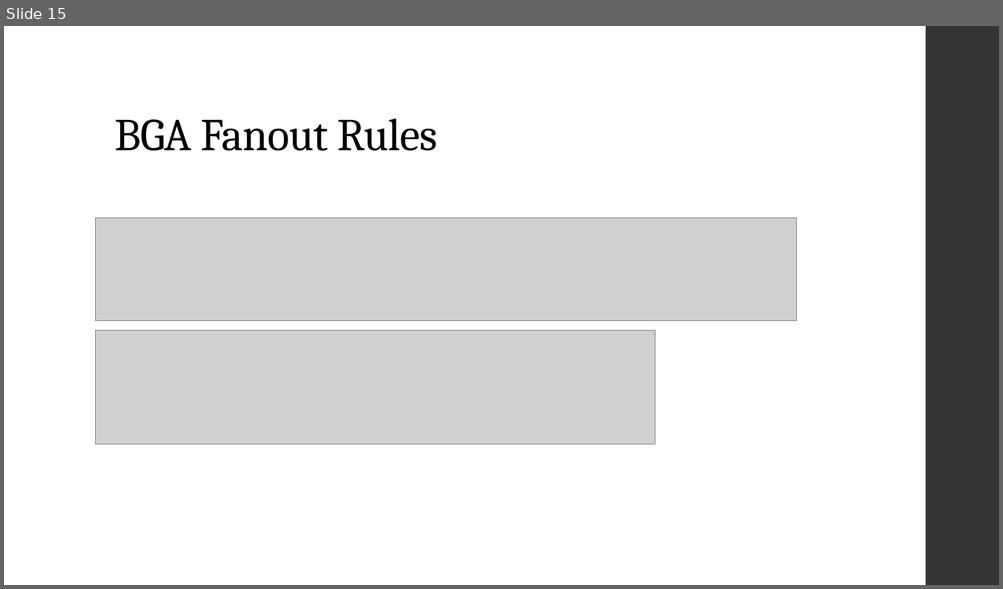
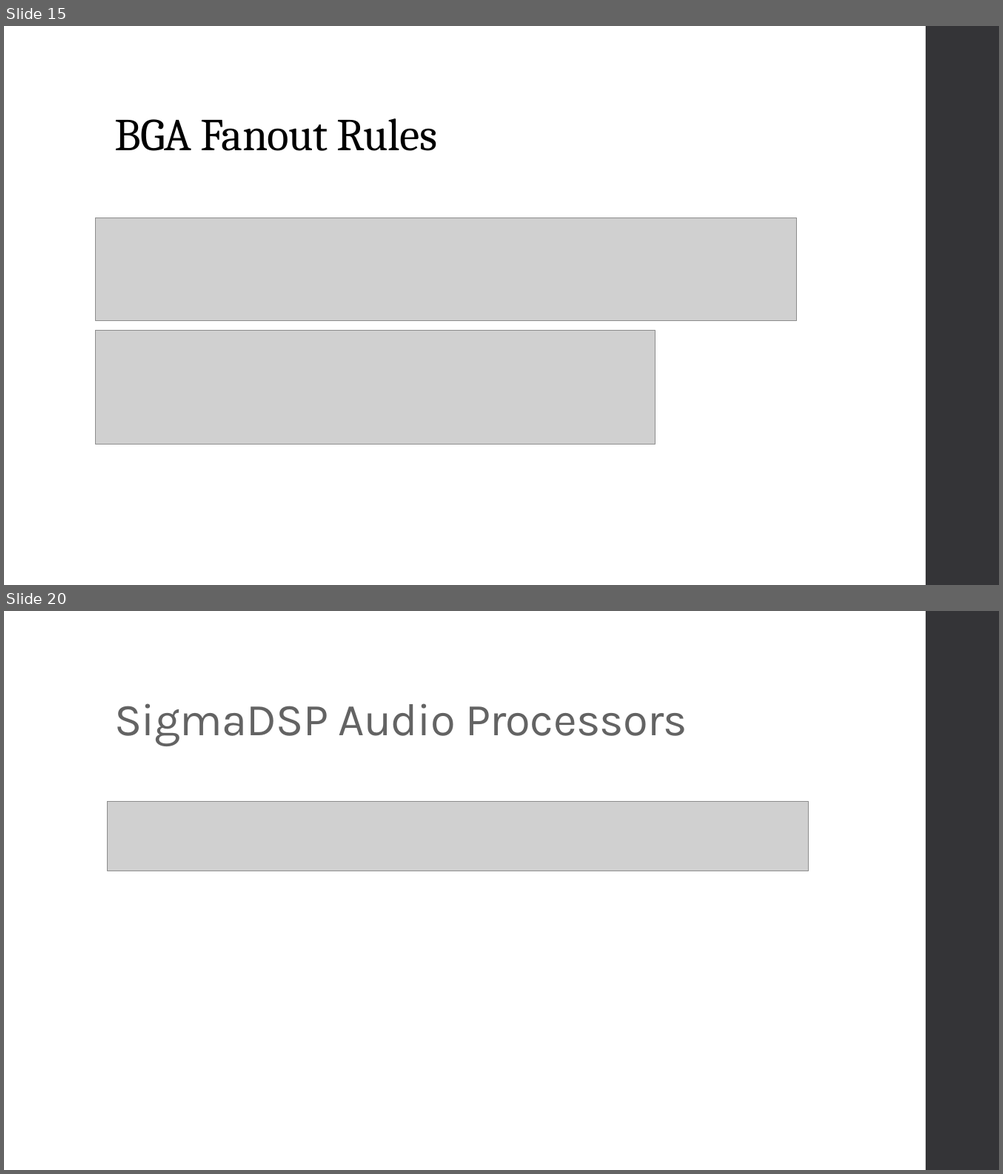
Before and after one commit to altay-brusan/blackfin-som, a slide deck: Artifacts/Reports/Design Guide.pptx. Shown one above the other, each under a label of ours: slide 15 before the commit, slides 15 and 20 after it; the slides between them are not shown. The pictures are 1003x589 and 1003x1174 pixels, drawn with LibreOffice and Linux fonts; fonts in the diff are those of the drawing; grey boxes stand for pictures. Boxes give left, top, right and bottom in pixels: in the first picture for what was removed or moved away, otherwise in the second. Text is boxed around its words. In the diff, an @@ line names an element or a change of style, - is before the commit and + after.

```diff
--- a/Artifacts/Reports/Design Guide.pptx
+++ b/Artifacts/Reports/Design Guide.pptx
@@ slide 20 added at (4,611,999,1170), background #FFFFFF; not listed: 1 template element that a slide beside it also shows @@
@@ title added at (114,703,687,746), 44 pt, text #636363 @@
+SigmaDSP Audio Processors
@@ picture added at (107,802,808,871) @@
```
Also in this commit, not shown: 13 other slides added, 11 other files.
